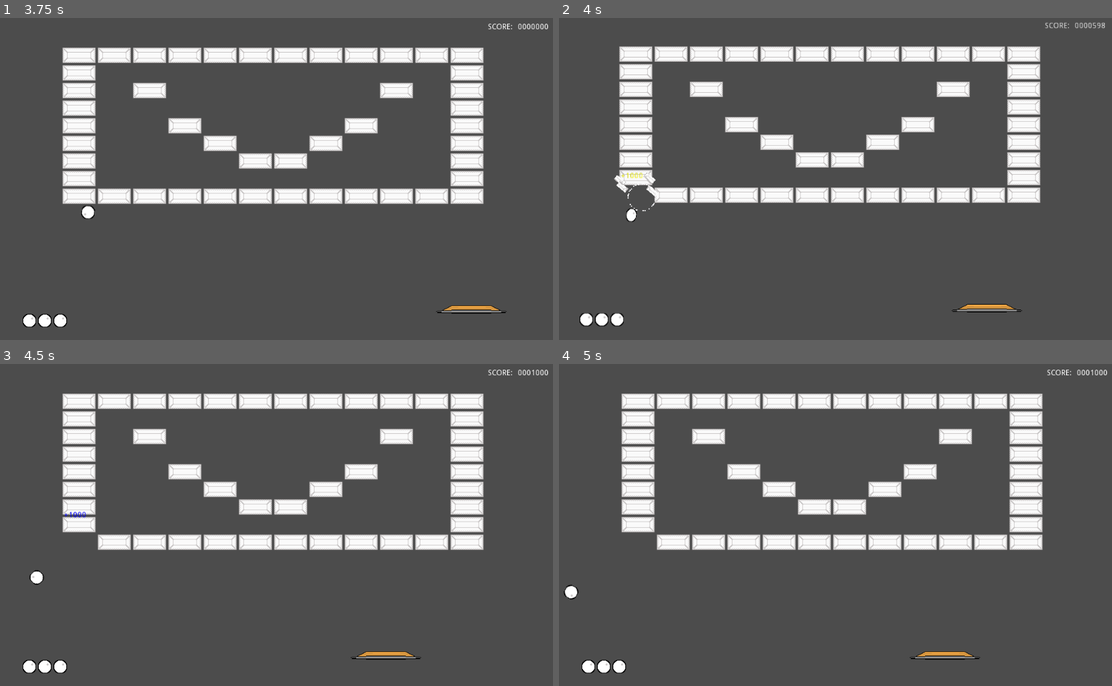
Above: before the commit, frames 1-4 (two rows, left to right).
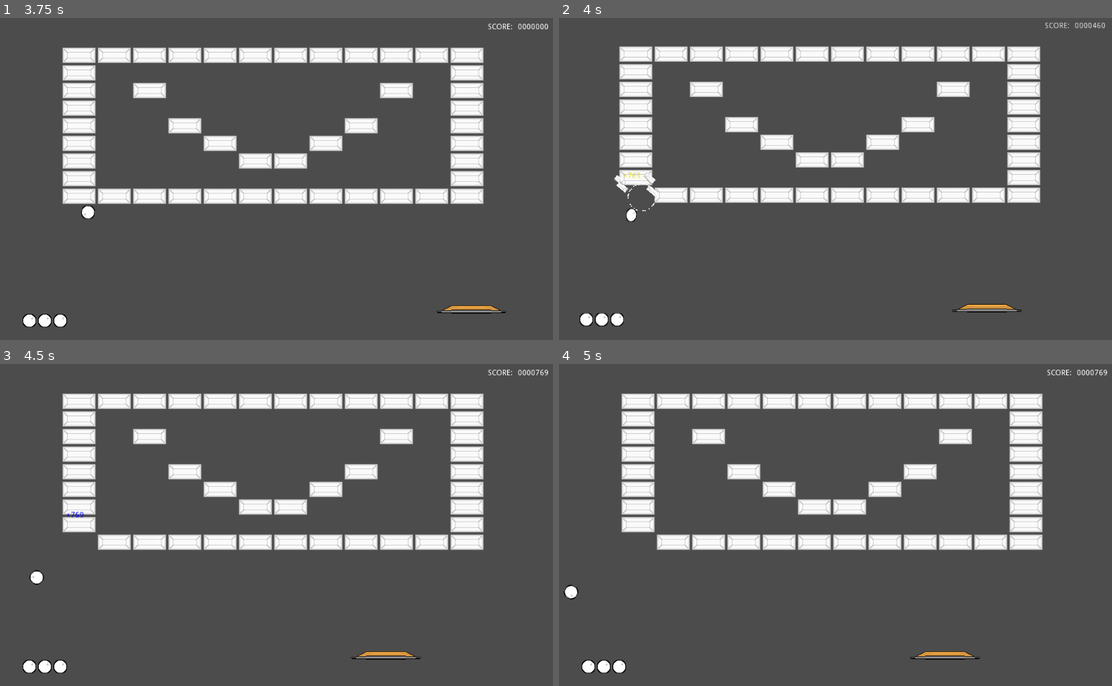
Above: after the commit, the same moments.

Repository: Anatolij-Grigorjev/Breakout4Godot
Game: Godot game, scene res://BreakoutGame.tscn
Same seed, same stepped clock (60 frames per second), same inputs: the game is played once before the commit and once after it.
Inputs (mouse positions are in pixels of both pictures, inside the frame that each line leads up to):
- Up to frame 1 (3.75 s): tap Enter (ui_accept) at 0.5, 0.77 s; move the mouse to (403, 159) at 0.52 s; hold Right (ui_right) 0.53-1.25 s; tap Alt at 0.6 s; click (403, 159) at 0.67 s; drag from (165, 191) to (254, 240) at 1.27 s; move the mouse to (337, 101) at 2.02 s; hold Right (ui_right) 2.03-2.75 s; tap Shift at 2.1 s; drag from (254, 240) to (110, 124) at 2.77 s; move the mouse to (447, 224) at 3.52 s; hold Left (ui_left) from 3.53 s (still down); tap Ctrl at 3.6 s
- Up to frame 2 (4 s): keep holding Left (ui_left); tap Enter (ui_accept) at 3.77 s
- Up to frame 3 (4.5 s): release Left (ui_left) at 4.25 s; drag from (110, 470) to (193, 438) at 4.27 s
- Up to frame 4 (5 s): no input

Frame 1 is identical in both runs. In frame 2, less than 0.1% of the frame differs, in the area x 11-99%, y 1-50%; in frame 3, less than 0.1%, in the area x 11-100%, y 1-48%; in frame 4, less than 0.1%.

Commit message:
add signal for level completion

Diff:
--- a/game/BreakoutGame.gd
+++ b/game/BreakoutGame.gd
@@ -23,6 +23,7 @@
 	scoreCounter.value = currentScore
 	ball.connect("ball_collided", self, "_on_ball_collided")
 	bricks.connect("brickDestroyed", self, "_on_brick_destroyed")
+	bricks.connect("map_cleared", self, "_on_bricksmap_cleared")
 	ballLossArea.connect("ball_fell", self, "_on_ball_fallen")
 
 
@@ -48,8 +49,12 @@
 	scoreCounter.value += brickPoints
 
 
-func _get_points_for_brick_type(_type: int) -> float:
-	return 1000.0
+func _get_points_for_brick_type(_type: int) -> int:
+	return int(rand_range(500, 1000))
+
+
+func _on_bricksmap_cleared(cleared_bricks: int):
+	print("cleared brickmap with %s bricks" % cleared_bricks)
 
 
 func _on_ball_fallen(ball):
--- a/game/bricks/BricksMap.gd
+++ b/game/bricks/BricksMap.gd
@@ -2,13 +2,17 @@
 class_name BricksMap
 
 signal brickDestroyed(brickType, brickPos)
+signal map_cleared(num_bricks)
+
 
 const BrickBoomScn = preload("res://bricks/BrickExplode.tscn")
 
 var animations_cache = {}
+var total_num_bricks: int = 0
 
 # Called when the node enters the scene tree for the first time.
 func _ready():
+	total_num_bricks = get_used_cells().size()
 	for tileIdx in get_used_cells():
 		animations_cache[tileIdx] = _build_hidden_boom_at_tile_idx(tileIdx)
 
@@ -23,6 +27,9 @@
 		var explosion = animations_cache[tileIdx]
 		explosion.explode(hit_normal)
 		emit_signal("brickDestroyed", tileTypeAtPos, tileIdx)
+		var map_cleared = _check_all_cells_empty()
+		if map_cleared:
+			emit_signal("map_cleared", total_num_bricks)
 
 
 
@@ -34,3 +41,7 @@
 	# origin of exploding animation is center of cell, so adding offset
 	brickBoomNode.position = map_to_world(idx) + cell_size / 2
 	return brickBoomNode
+
+
+func _check_all_cells_empty() -> bool:
+	return get_used_cells().empty()
